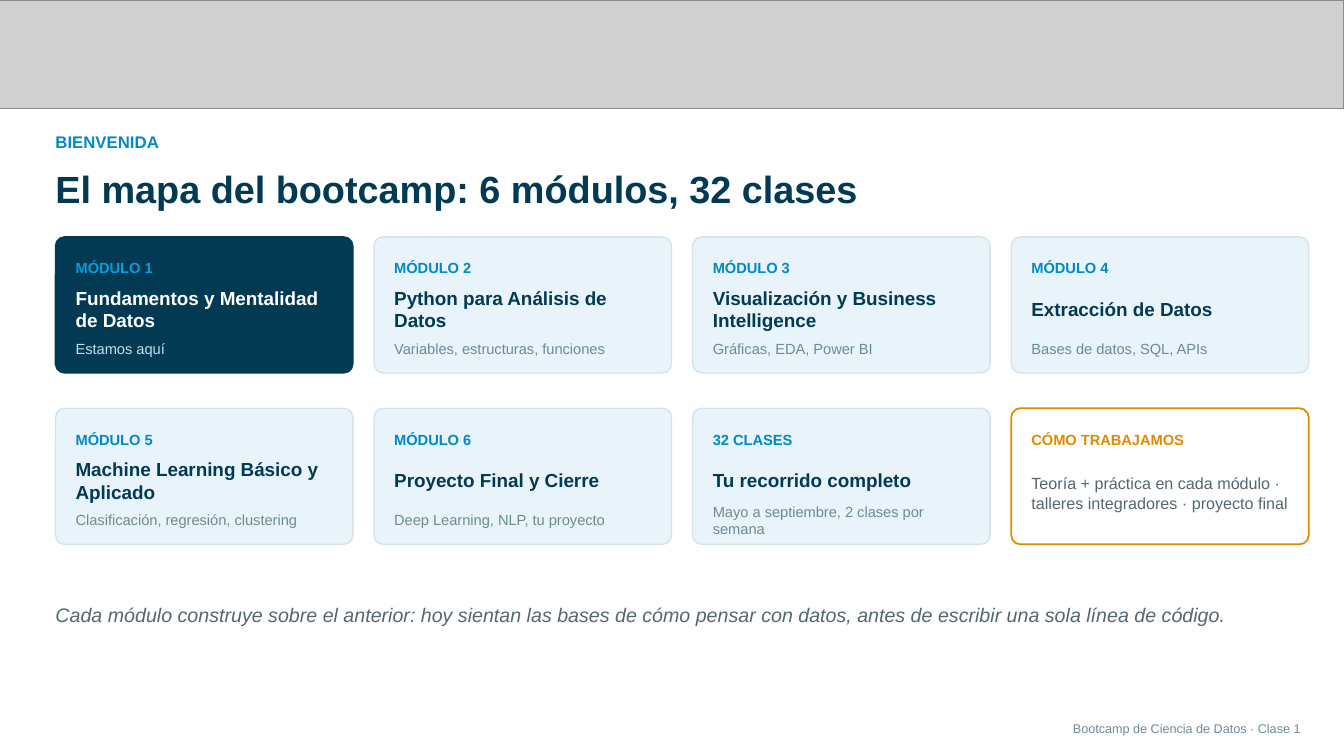
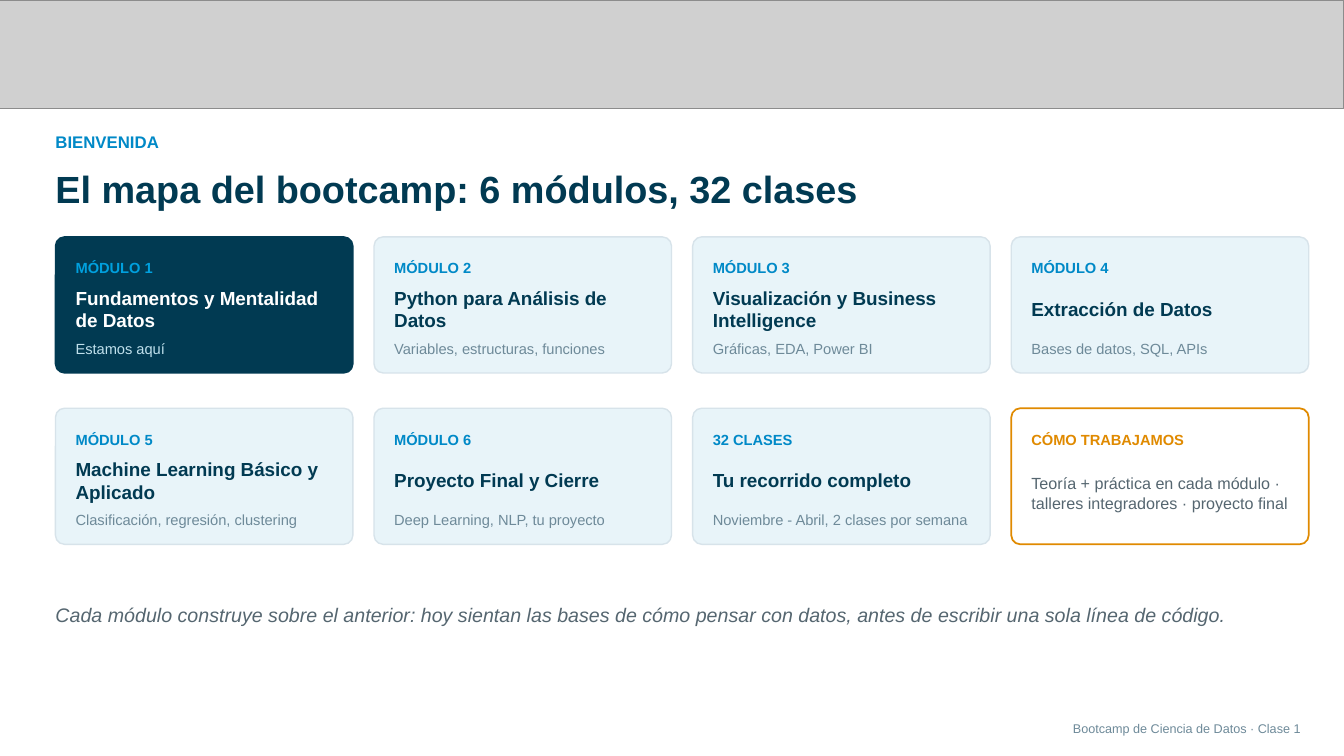
Before and after one commit to cdsaineac/Bootcamp-DS-202608, a slide deck: slide 4 of Clase 01 - Intro Data Science/clase-01-introduccion-ciencia-datos.pptx. Drawn at 1344x756 pixels with LibreOffice and Linux fonts; fonts in the diff are those of the drawing; grey boxes stand for pictures. Boxes give left, top, right and bottom in pixels: in the first picture for what was removed or moved away, otherwise in the second. Text is boxed around its words. In the diff, an @@ line names an element or a change of style, - is before the commit and + after.

Commit message:
Clase 01

```diff
--- a/Clase 01 - Intro Data Science/clase-01-introduccion-ciencia-datos.pptx
+++ b/Clase 01 - Intro Data Science/clase-01-introduccion-ciencia-datos.pptx
@@ text at <box>713,514,968,528</box>: text changed @@
-Mayo a septiembre, 2 clases por semana
+Noviembre - Abril, 2 clases por semana
```
